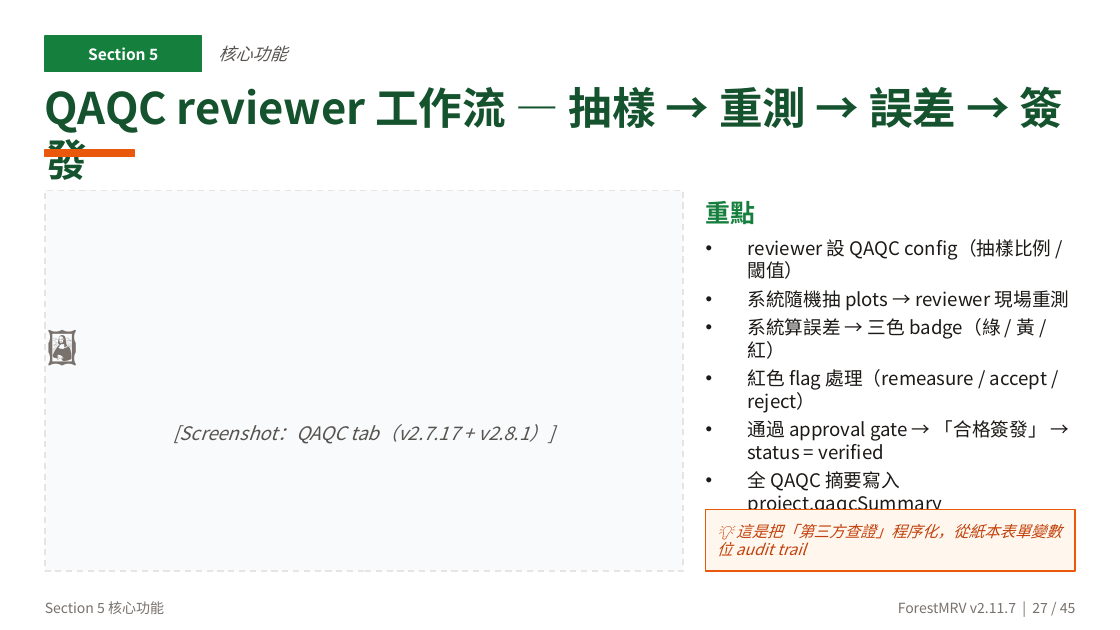
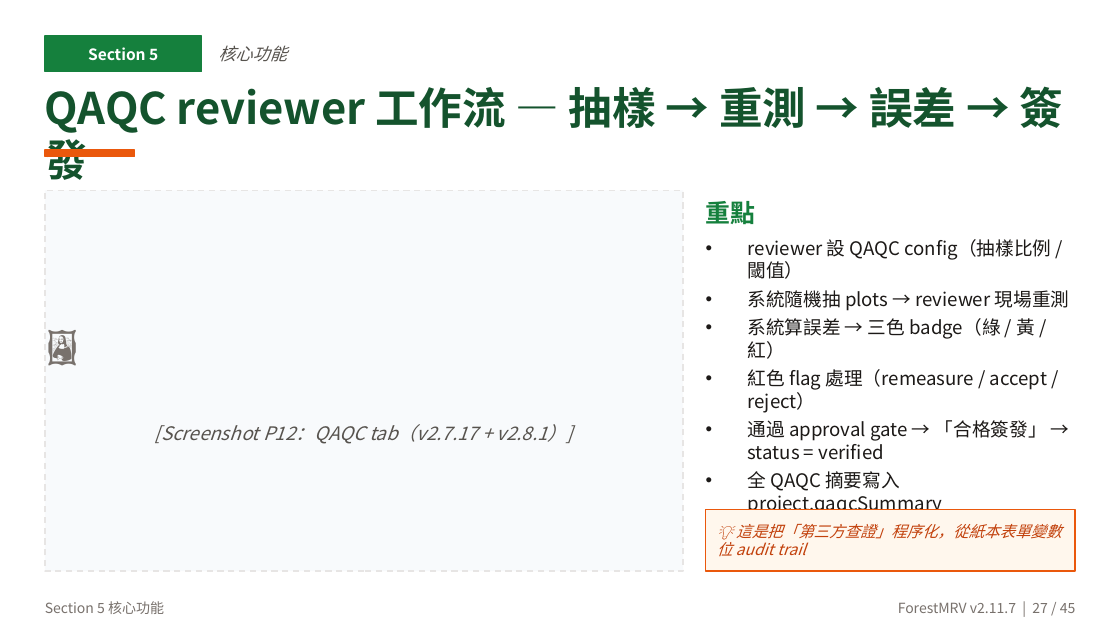
Before and after one commit to cct7366488-collab/2026-forestry-rs, a slide deck: slide 27 of reports/2026-05-mid-demo/01-簡報-ForestMRV系統介紹.pptx. Drawn at 1120x630 pixels with LibreOffice and Linux fonts; fonts in the diff are those of the drawing. Boxes give left, top, right and bottom in pixels: in the first picture for what was removed or moved away, otherwise in the second. Text is boxed around its words. In the diff, an @@ line names an element or a change of style, - is before the commit and + after.

```diff
--- a/reports/2026-05-mid-demo/01-簡報-ForestMRV系統介紹.pptx
+++ b/reports/2026-05-mid-demo/01-簡報-ForestMRV系統介紹.pptx
@@ text at <box>155,424,573,444</box>: text changed @@
-[Screenshot：QAQC tab（v2.7.17 + v2.8.1）]
+[Screenshot P12：QAQC tab（v2.7.17 + v2.8.1）]
```
Also in this commit, not shown: 13 other slides changed, 7 other files.
